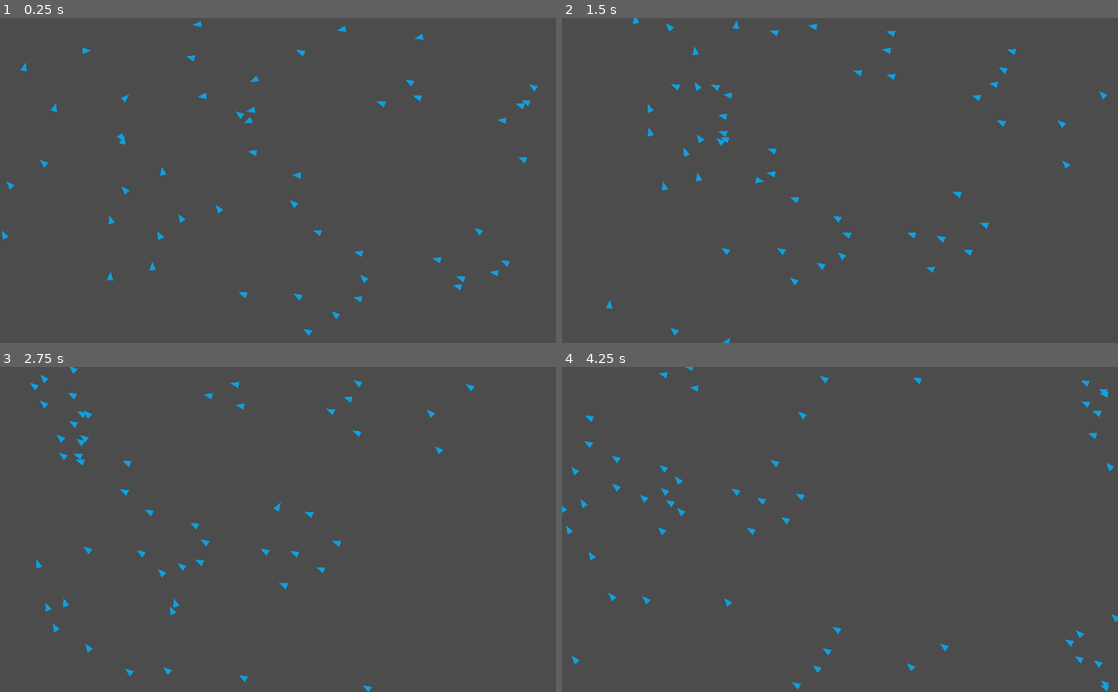
Above: before the commit, frames 1-4 (two rows, left to right).
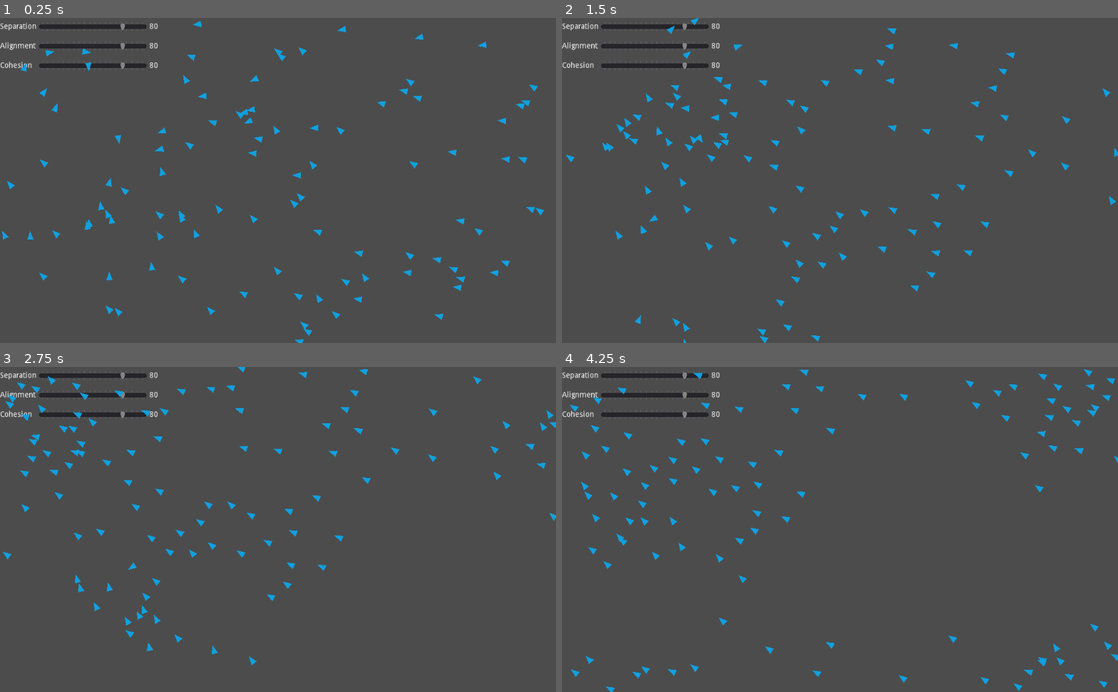
Above: after the commit, the same moments.

Repository: deplanty/boids-godot
Game: Godot game, scene res://scenes/board.tscn
The game is run twice, just before and just after one commit, with the same random seed, the same clock (stepped at 60 frames per second) and the same inputs.
Inputs:
- Up to frame 1 (0.25 s): no input
- Up to frame 2 (1.5 s): no input
- Up to frame 3 (2.75 s): no input
- Up to frame 4 (4.25 s): no input

The runs differ from the first frame. In frame 1, 2.3% of the frame differs, in the area x 0-98%, y 1-100%; in frame 2, 3.5%; in frame 3, 3.6%; in frame 4, 3.7%, in the area x 0-100%, y 0-100%.

Commit message:
Add 3 sliders for the power of the 3 rules

Diff:
--- a/scenes/board.gd
+++ b/scenes/board.gd
@@ -4,12 +4,34 @@
 var boid_scene = preload("res://scenes/boid.tscn")
 onready var boids_list = $Boids
 
-export (int) var quantity :int = 50
+func _ready():
+	add_boids(Flock.quantity)
+
+	$Control/GridContainer/Separation.connect("value_changed", self, "_on_Separation_value_changed")
+	$Control/GridContainer/Alignment.connect("value_changed", self, "_on_Alignment_value_changed")
+	$Control/GridContainer/Cohesion.connect("value_changed", self, "_on_Cohesion_value_changed")
+
+	$Control/GridContainer/Separation.value = Flock.separation * 100
+	$Control/GridContainer/Alignment.value = Flock.alignment * 100
+	$Control/GridContainer/Cohesion.value = Flock.cohesion * 100
+
+# Signals
+
+func _on_Separation_value_changed(value):
+	Flock.separation = value / 100
+	$Control/GridContainer/ValueSeparation.text = str(value)
 
 
-func _ready():
-	add_boids(quantity)
+func _on_Alignment_value_changed(value):
+	Flock.alignment = value / 100
+	$Control/GridContainer/ValueAlignment.text = str(value)
 
+
+func _on_Cohesion_value_changed(value):
+	Flock.cohesion = value / 100
+	$Control/GridContainer/ValueCohesion.text = str(value)
+
+# Methods
 
 func add_boids(n=1):
 	for i in n:
--- a/scenes/board.tscn
+++ b/scenes/board.tscn
@@ -1,16 +1,82 @@
-[gd_scene load_steps=3 format=2]
+[gd_scene load_steps=2 format=2]
 
 [ext_resource path="res://scenes/board.gd" type="Script" id=1]
-[ext_resource path="res://scenes/boid.tscn" type="PackedScene" id=2]
 
 [node name="Board" type="Node2D"]
 script = ExtResource( 1 )
 
 [node name="Boids" type="Node" parent="."]
 
-[node name="Boid" parent="Boids" instance=ExtResource( 2 )]
-position = Vector2( 209, 170 )
+[node name="Control" type="Control" parent="."]
+margin_right = 40.0
+margin_bottom = 40.0
 
-[node name="Boid2" parent="Boids" instance=ExtResource( 2 )]
-position = Vector2( 221, 257 )
-rotation = -0.610918
+[node name="GridContainer" type="GridContainer" parent="Control"]
+margin_right = 40.0
+margin_bottom = 40.0
+columns = 3
+
+[node name="LabelSeparation" type="Label" parent="Control/GridContainer"]
+margin_top = 9.0
+margin_right = 67.0
+margin_bottom = 23.0
+text = "Separation"
+
+[node name="Separation" type="HSlider" parent="Control/GridContainer"]
+margin_left = 71.0
+margin_right = 271.0
+margin_bottom = 32.0
+rect_min_size = Vector2( 200, 32 )
+step = 0.1
+tick_count = 20
+ticks_on_borders = true
+
+[node name="ValueSeparation" type="Label" parent="Control/GridContainer"]
+margin_left = 275.0
+margin_top = 9.0
+margin_right = 275.0
+margin_bottom = 23.0
+
+[node name="LabelAlignment" type="Label" parent="Control/GridContainer"]
+margin_top = 45.0
+margin_right = 67.0
+margin_bottom = 59.0
+text = "Alignment"
+
+[node name="Alignment" type="HSlider" parent="Control/GridContainer"]
+margin_left = 71.0
+margin_top = 36.0
+margin_right = 271.0
+margin_bottom = 68.0
+rect_min_size = Vector2( 200, 32 )
+step = 0.1
+tick_count = 20
+ticks_on_borders = true
+
+[node name="ValueAlignment" type="Label" parent="Control/GridContainer"]
+margin_left = 275.0
+margin_top = 45.0
+margin_right = 275.0
+margin_bottom = 59.0
+
+[node name="LabelCohesion" type="Label" parent="Control/GridContainer"]
+margin_top = 81.0
+margin_right = 67.0
+margin_bottom = 95.0
+text = "Cohesion"
+
+[node name="Cohesion" type="HSlider" parent="Control/GridContainer"]
+margin_left = 71.0
+margin_top = 72.0
+margin_right = 271.0
+margin_bottom = 104.0
+rect_min_size = Vector2( 200, 32 )
+step = 0.1
+tick_count = 20
+ticks_on_borders = true
+
+[node name="ValueCohesion" type="Label" parent="Control/GridContainer"]
+margin_left = 275.0
+margin_top = 81.0
+margin_right = 275.0
+margin_bottom = 95.0
--- a/scenes/boid.gd
+++ b/scenes/boid.gd
@@ -8,12 +8,6 @@
 export (int) var speed_target := 8000  # pixel/???
 # The acceleration rate to the target speed
 export (float, 0.01, 1) var speed_target_rate := 0.8  # %
-# Rate at which the boid get away from the others
-export (float, 0.01, 1) var separation := 0.8  # %
-# Rate at which the boid align with the others
-export (float, 0.01, 1) var alignment := 0.8  # %
-# Rate at which the boid stay close to the others
-export (float, 0.01, 1) var cohesion := 0.8  # %
 # Scenes and objects
 onready var detection_area = $DetectionArea
 onready var protection_area = $ProtectionArea
@@ -47,9 +41,9 @@
 		vel_average /= boids.size()
 		pos_average /= boids.size()
 
-	speed += closed_delta * 200 * separation * delta  # Separation
-	speed += vel_average * 2 * alignment * delta  # Alignment
-	speed += (pos_average - position) * 20 * cohesion * delta  # Cohesion
+	speed += closed_delta * 200 * delta * Flock.separation  # Separation
+	speed += vel_average * 2 * delta * Flock.alignment  # Alignment
+	speed += (pos_average - position) * 20 * delta * Flock.cohesion  # Cohesion
 
 	# Adapt speed to match the target speed
 	var speed_magnitude = speed.length()
--- a/singletons/flock.gd
+++ b/singletons/flock.gd
@@ -1,5 +1,13 @@
 extends Node
 
+var quantity :int = 100
+
+## Rate at which the boid get away from the others
+var separation :float = 0.8
+## Rate at which the boid align with the others
+var alignment :float = 0.8
+## Rate at which the boid stay close to the others
+var cohesion :float = 0.8
 
 var _id_current :int = 0
 
